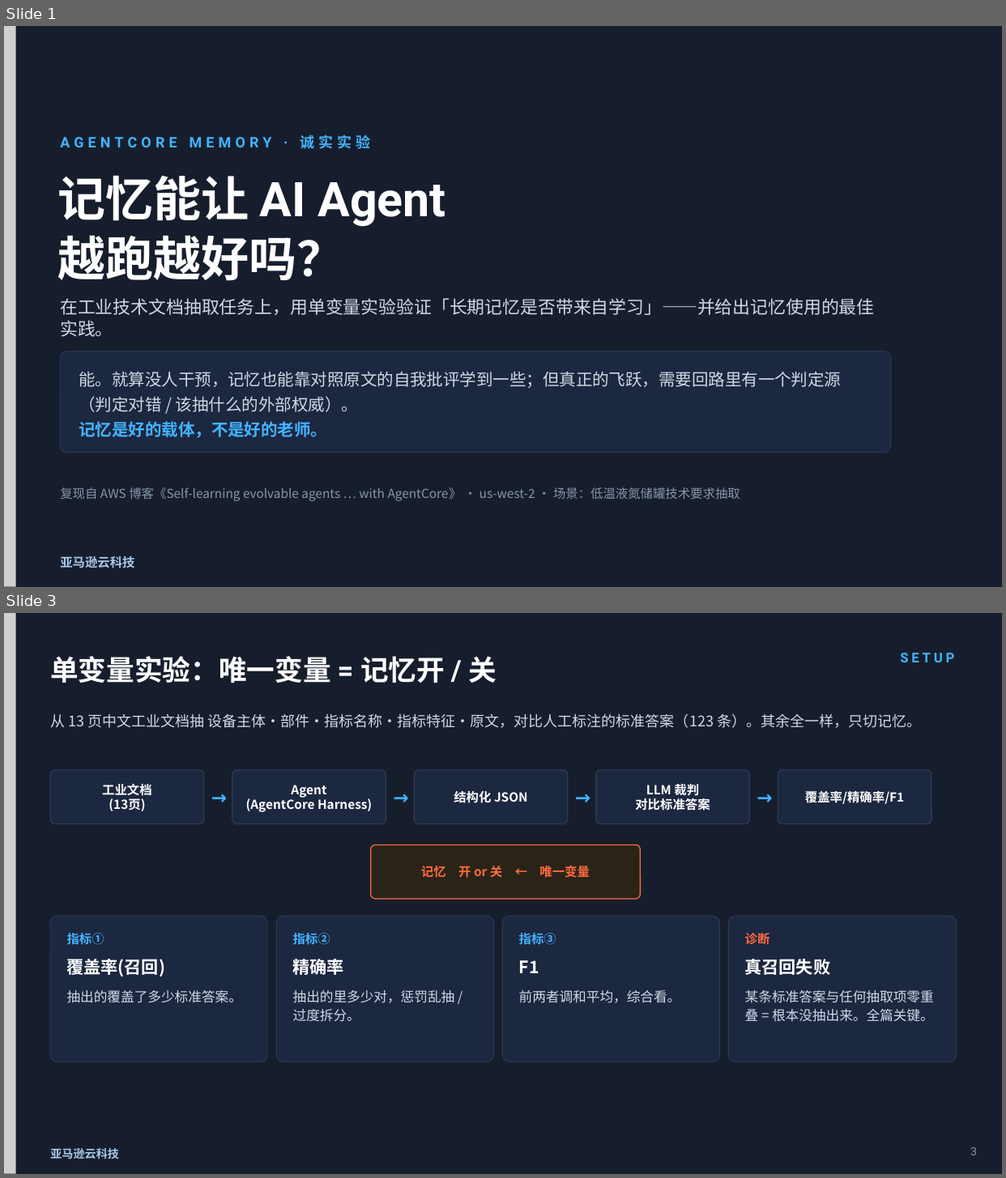
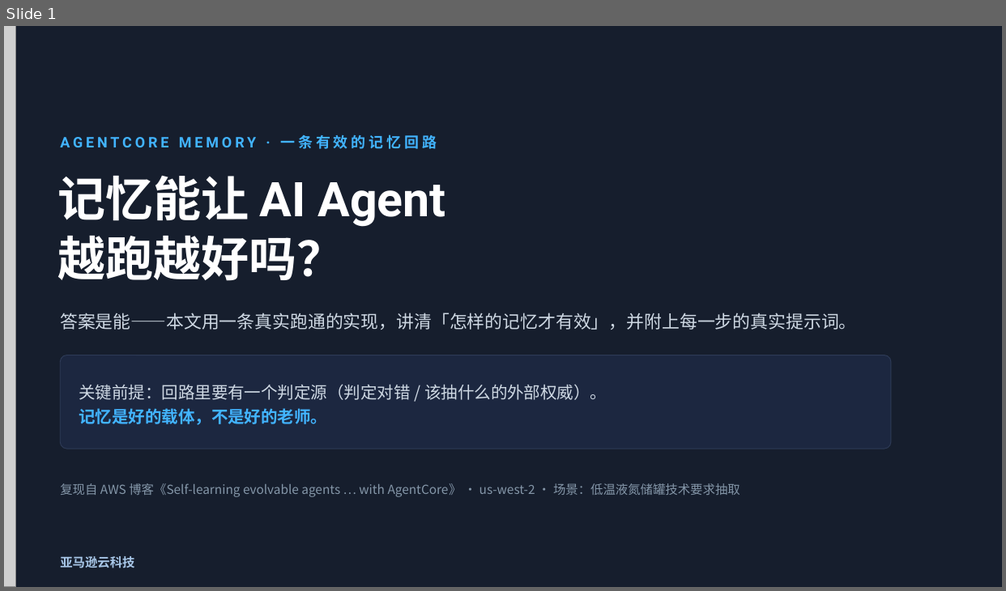
Before and after one commit to dashjim/agentcore-memory-loop, a slide deck: docs/记忆能让Agent越跑越好吗.pptx. Shown one above the other, each under a label of ours: slides 1 and 3 before the commit, slide 1 after it; the slides between them are not shown. The pictures are 1006x1178 and 1006x591 pixels, drawn with LibreOffice and Linux fonts; fonts in the diff are those of the drawing; grey boxes stand for pictures. Boxes give left, top, right and bottom in pixels: in the first picture for what was removed or moved away, otherwise in the second. Text is boxed around its words. In the diff, an @@ line names an element or a change of style, - is before the commit and + after.

```diff
--- a/docs/记忆能让Agent越跑越好吗.pptx
+++ b/docs/记忆能让Agent越跑越好吗.pptx
@@ slide 3 removed at (x1=4, y1=613, x2=1002, y2=1174), background #161E2D @@
@@ picture removed at (x1=4, y1=613, x2=16, y2=1174) @@
@@ text removed at (x1=50, y1=656, x2=496, y2=683) @@
-单变量实验：唯一变量 = 记忆开 / 关
@@ text removed at (x1=900, y1=653, x2=954, y2=662) @@
-SETUP
@@ text removed at (x1=50, y1=714, x2=921, y2=728) @@
-从 13 页中文工业文档抽 设备主体·部件·指标名称·指标特征·原文，对比人工标注的标准答案（123 条）。其余全一样，只切记忆。
@@ rounded rectangle removed at (x1=50, y1=770, x2=204, y2=824) @@
-工业文档
-(13页)
@@ text removed at (x1=204, y1=770, x2=232, y2=824) @@
-→
@@ rounded rectangle removed at (x1=232, y1=770, x2=386, y2=824) @@
-Agent
-(AgentCore Harness)
@@ text removed at (x1=386, y1=770, x2=414, y2=824) @@
-→
@@ rounded rectangle removed at (x1=414, y1=770, x2=568, y2=824) @@
-结构化 JSON
@@ text removed at (x1=568, y1=770, x2=596, y2=824) @@
-→
@@ rounded rectangle removed at (x1=596, y1=770, x2=750, y2=824) @@
-LLM 裁判
-对比标准答案
@@ text removed at (x1=750, y1=770, x2=778, y2=824) @@
-→
@@ rounded rectangle removed at (x1=778, y1=770, x2=931, y2=824) @@
-覆盖率/精确率/F1
@@ rounded rectangle removed at (x1=371, y1=845, x2=641, y2=899) @@
-记忆 开 or 关 ← 唯一变量
@@ rounded rectangle removed at (x1=50, y1=916, x2=267, y2=1063) @@
@@ rounded rectangle removed at (x1=276, y1=916, x2=493, y2=1063) @@
@@ rounded rectangle removed at (x1=503, y1=916, x2=720, y2=1063) @@
@@ rounded rectangle removed at (x1=729, y1=916, x2=957, y2=1063) @@
@@ text removed at (x1=67, y1=933, x2=104, y2=945) @@
-指标①
@@ text removed at (x1=293, y1=933, x2=330, y2=945) @@
-指标②
@@ text removed at (x1=519, y1=933, x2=556, y2=945) @@
-指标③
@@ text removed at (x1=745, y1=933, x2=770, y2=945) @@
-诊断
@@ text removed at (x1=67, y1=959, x2=165, y2=977) @@
-覆盖率(召回)
@@ text removed at (x1=293, y1=959, x2=344, y2=975) @@
-精确率
@@ text removed at (x1=519, y1=960, x2=539, y2=973) @@
-F1
@@ text removed at (x1=745, y1=959, x2=831, y2=975) @@
-真召回失败
@@ text removed at (x1=67, y1=990, x2=242, y2=1003) @@
-抽出的覆盖了多少标准答案。
@@ text removed at (x1=293, y1=990, x2=455, y2=1021) @@
-抽出的里多少对，惩罚乱抽 / 过度拆分。
@@ text removed at (x1=519, y1=990, x2=681, y2=1003) @@
-前两者调和平均，综合看。
@@ text removed at (x1=745, y1=990, x2=934, y2=1022) @@
-某条标准答案与任何抽取项零重叠 = 根本没抽出来。全篇关键。
@@ text removed at (x1=50, y1=1148, x2=119, y2=1160) @@
-亚马逊云科技
@@ text removed at (x1=970, y1=1148, x2=977, y2=1156) @@
-3
@@ slide 1 changed as well @@
@@ text at (x1=60, y1=135, x2=437, y2=149): text changed @@
-AGENTCORE MEMORY · 诚实实验
+AGENTCORE MEMORY · 一条有效的记忆回路
@@ text at (x1=60, y1=313, x2=856, y2=330): text changed @@
-在工业技术文档抽取任务上，用单变量实验验证「长期记忆是否带来自学习」——并给出记忆使用的最佳实践。
+答案是能——本文用一条真实跑通的实现，讲清「怎样的记忆才有效」，并附上每一步的真实提示词。
@@ rounded rectangle resized from (x1=60, y1=352, x2=891, y2=453) to (x1=60, y1=356, x2=891, y2=449) @@
@@ rounded rectangle at (x1=60, y1=356, x2=891, y2=449): proportions changed @@
@@ text at (x1=79, y1=384, x2=607, y2=400): text changed @@
-能。就算没人干预，记忆也能靠对照原文的自我批评学到一些；但真正的飞跃，需要回路里有一个判定源（判定对错 / 该抽什么的外部权威）。
+关键前提：回路里要有一个判定源（判定对错 / 该抽什么的外部权威）。
@@ text "复现自 AWS 博客《Self-learning evolvable agents ..." moved from (x1=60, y1=488, x2=740, y2=501) to (x1=60, y1=484, x2=740, y2=497) @@
```
Also in this commit, not shown: 8 other slides changed, 3 slides added, 5 other slides removed, 1 other file.
